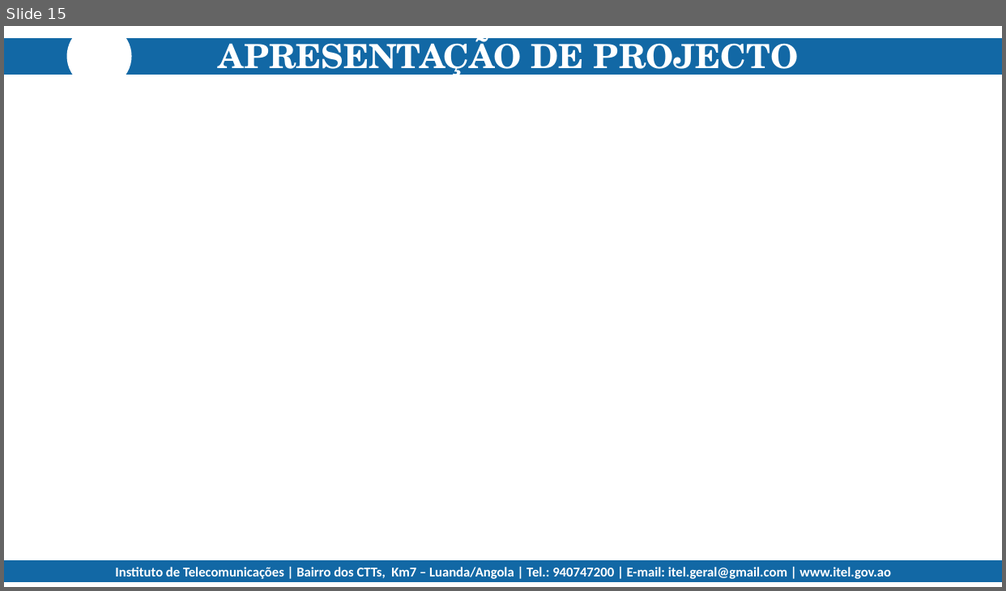
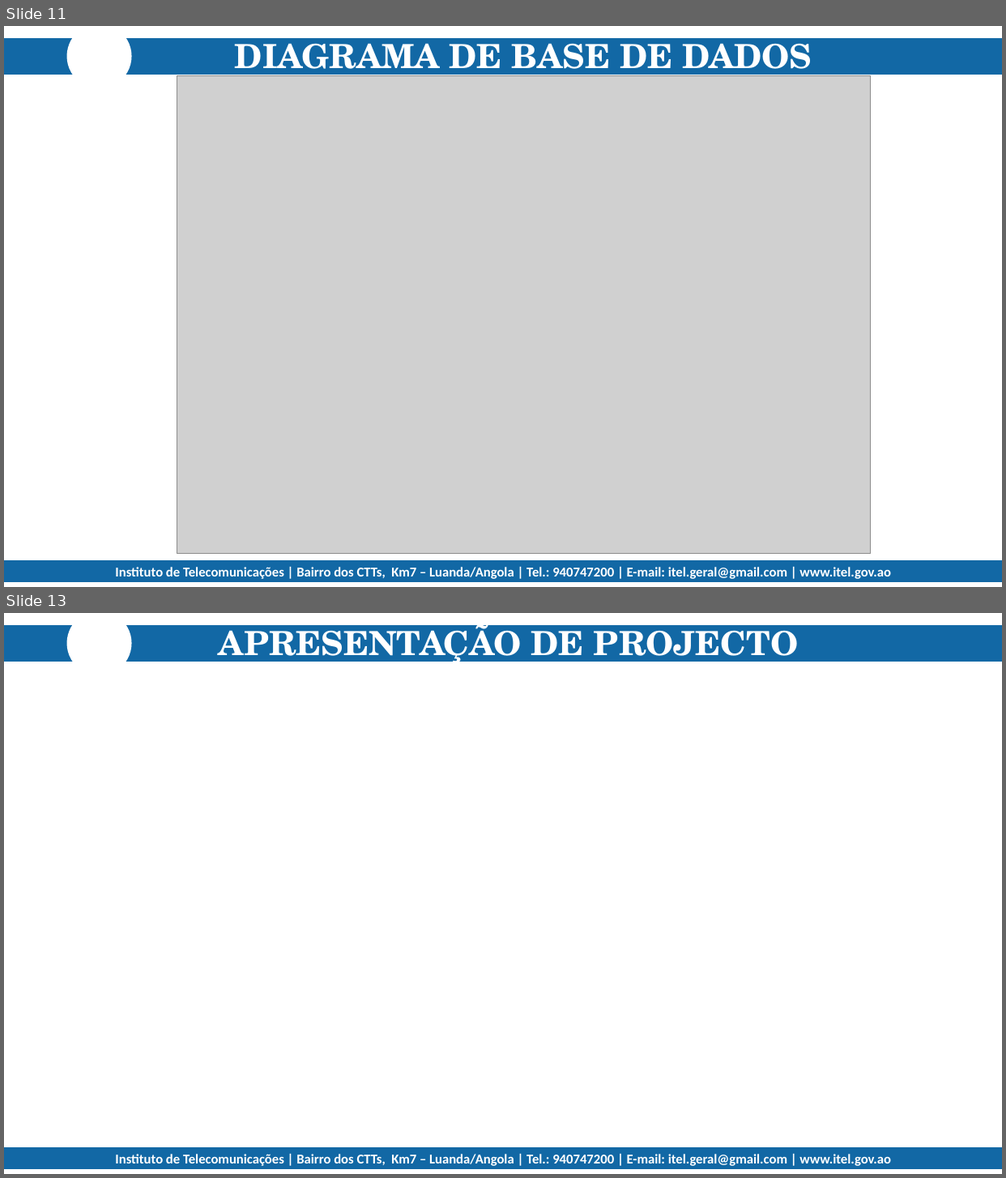
Before and after one commit to mariocosta2021/Jobs-PAP-2023-, a slide deck: _documentos/APRESENTAÇÃO DO PROJECTO.pptx. Shown one above the other, each under a label of ours: slide 15 before the commit, slides 11 and 13 after it; the slides between them are not shown. The pictures are 1006x591 and 1006x1178 pixels, drawn with LibreOffice and Linux fonts; fonts in the diff are those of the drawing; grey boxes stand for pictures; background and template pictures are left out. Boxes give left, top, right and bottom in pixels: in the first picture for what was removed or moved away, otherwise in the second. Text is boxed around its words. In the diff, an @@ line names an element or a change of style, - is before the commit and + after.

```diff
--- a/_documentos/APRESENTAÇÃO DO PROJECTO.pptx
+++ b/_documentos/APRESENTAÇÃO DO PROJECTO.pptx
@@ slide 11 added at [4, 26, 1002, 587], background #FFFFFF; not listed: 4 template elements that a slide beside it also shows @@
@@ subtitle added at [235, 35, 812, 79], 32 pt, text #FFFFFF, bold @@
+DIAGRAMA DE BASE DE DADOS
@@ picture added at [177, 75, 871, 554] @@
@@ what was slide 15 is now slide 13 @@
```
Also in this commit, not shown: 6 slides changed, 5 other slides added, 8 slides removed, 30 other files.
